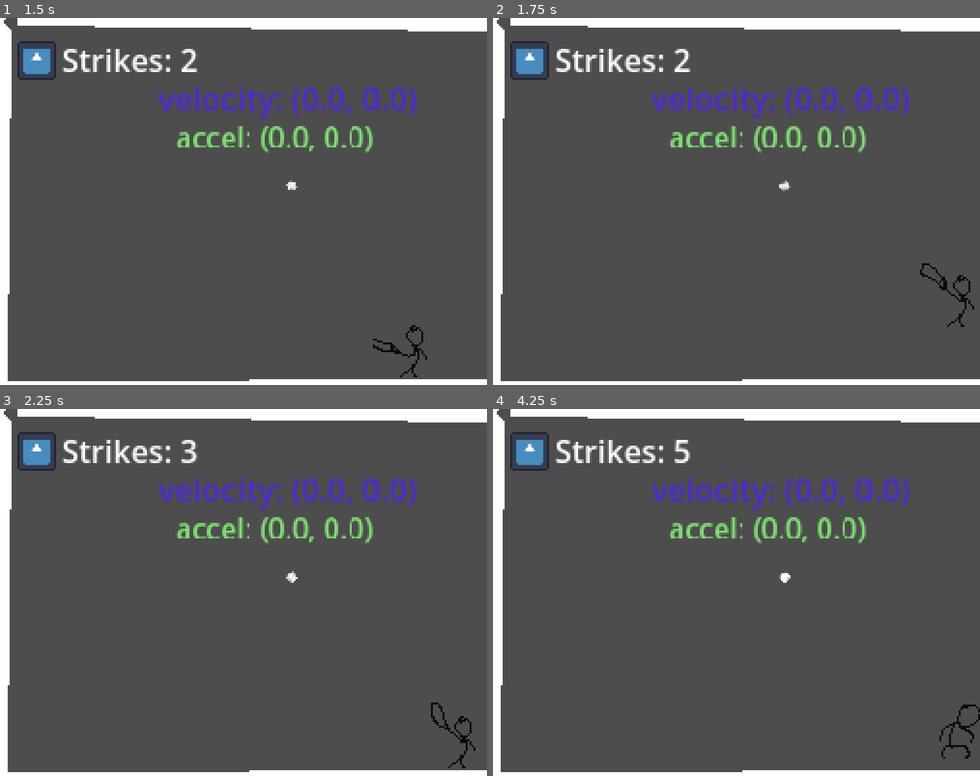
Above: before the commit, frames 1-4 (two rows, left to right).
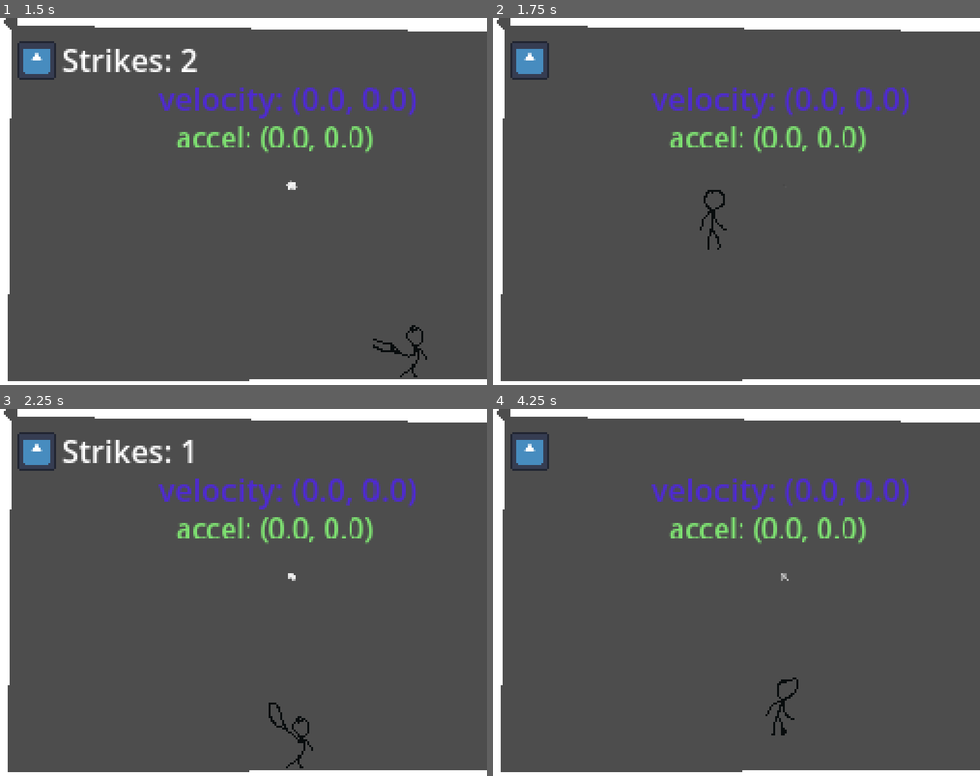
Above: after the commit, the same moments.

Repository: furiousknight25/Counter-Effects
Game: Godot game, scene res://Managers/game_state_manager.tscn
Same seed, same stepped clock (60 frames per second), same inputs: the game is played once before the commit and once after it. Before the commit the project starts from res://scenes/Scene_1.tscn. The engine's default icon, where the game draws it, is replaced by a stand-in: a white triangle on a blue panel in a dark square.
Inputs (mouse positions are in pixels of both pictures, inside the frame that each line leads up to):
- Up to frame 1 (1.5 s): move the mouse to (350, 183) at 0.52 s; hold D (right) from 0.53 s (still down); click (350, 183) at 0.6 s; tap W (up) at 0.77 s; move the mouse to (141, 223) at 1.27 s; click (141, 223) at 1.35 s
- Up to frame 2 (1.75 s): keep holding D (right); tap W (up) at 1.52 s
- Up to frame 3 (2.25 s): move the mouse to (287, 511) at 2.02 s; release D (right) at 2.03 s; hold A (left) from 2.03 s (still down); click (287, 511) at 2.1 s
- Up to frame 4 (4.25 s): move the mouse to (707, 669) at 2.77 s; release A (left) at 2.78 s; hold D (right) from 2.78 s (still down); click (707, 669) at 2.85 s; tap W (up) at 3.02, 3.77 s; move the mouse to (882, 651) at 3.52 s; click (882, 651) at 3.6 s

Frame 1 is identical in both runs. In frame 2, 1.3% of the frame differs, in the area x 12-99%, y 8-85%; in frame 3, 0.6%; in frame 4, 1.3%.

Commit message:
Scene switching functionally works

Diff:
--- /dev/null
+++ b/new-game-project/Levels/Door/door.gd
@@ -0,0 +1,7 @@
+class_name Door extends Node2D
+
+signal door_entered
+
+func _on_area_2d_body_entered(body: Node2D) -> void:
+	if body is Player:
+		door_entered.emit()
--- /dev/null
+++ b/new-game-project/Levels/Door/door.tscn
@@ -0,0 +1,18 @@
+[gd_scene load_steps=3 format=3 uid="uid://ca387n6r6geyi"]
+
+[ext_resource type="Script" uid="uid://dwcqj0xohsjmi" path="res://Levels/Door/door.gd" id="1_ovg2x"]
+
+[sub_resource type="RectangleShape2D" id="RectangleShape2D_jm25w"]
+size = Vector2(24, 76)
+
+[node name="Door" type="Node2D"]
+script = ExtResource("1_ovg2x")
+
+[node name="Area2D" type="Area2D" parent="."]
+collision_layer = 0
+collision_mask = 4
+
+[node name="CollisionShape2D" type="CollisionShape2D" parent="Area2D"]
+shape = SubResource("RectangleShape2D_jm25w")
+
+[connection signal="body_entered" from="Area2D" to="." method="_on_area_2d_body_entered"]
--- /dev/null
+++ b/new-game-project/Levels/Level Scenes/Level1.gd
@@ -0,0 +1,12 @@
+extends Node2D
+
+@onready var door: Door = %Door
+
+
+func _ready() -> void:
+	if door:
+		door.connect("door_entered", call_to_switch_scene)
+
+
+func call_to_switch_scene():
+	SignalBus.emit_signal("switch_scene", self, load("res://Levels/Level Scenes/Level_1.tscn"))
--- a/new-game-project/scenes/Scene_1.tscn
+++ b/new-game-project/Levels/Level Scenes/Level_1.tscn
@@ -1,14 +1,17 @@
-[gd_scene load_steps=6 format=3 uid="uid://dfhfol7byum77"]
+[gd_scene load_steps=8 format=3 uid="uid://dfhfol7byum77"]
 
+[ext_resource type="Script" uid="uid://cc4vjvv3wkwic" path="res://Levels/Level Scenes/Level1.gd" id="1_2fttq"]
 [ext_resource type="PackedScene" uid="uid://becufmw83qp8r" path="res://MoneyComponent/MoneyComponent.tscn" id="1_32jcc"]
 [ext_resource type="PackedScene" uid="uid://c7a6cijicq3rd" path="res://scenes/Ball.tscn" id="1_cyp6q"]
 [ext_resource type="PackedScene" uid="uid://bo5kfu2xrt7og" path="res://scenes/Target.tscn" id="2_32jcc"]
 [ext_resource type="PackedScene" uid="uid://fyyoe5vf3xm1" path="res://scenes/character_body_2d.tscn" id="3_32jcc"]
+[ext_resource type="PackedScene" uid="uid://ca387n6r6geyi" path="res://Levels/Door/door.tscn" id="6_wxs68"]
 
 [sub_resource type="RectangleShape2D" id="RectangleShape2D_ib06g"]
 size = Vector2(275, 16)
 
-[node name="Scene1" type="Node2D"]
+[node name="Level 1" type="Node2D"]
+script = ExtResource("1_2fttq")
 
 [node name="Node2D" parent="." instance=ExtResource("1_32jcc")]
 position = Vector2(36, 11)
@@ -39,6 +42,7 @@
 [node name="Player" parent="." instance=ExtResource("3_32jcc")]
 unique_name_in_owner = true
 position = Vector2(114, 106)
+collision_layer = 4
 
 [node name="TargetHolder" type="Node" parent="."]
 
@@ -51,3 +55,7 @@
 
 [node name="Polygon2D" type="Polygon2D" parent="."]
 polygon = PackedVector2Array(6, 3, 10, 8, 8, 189, 258, 188, 256, 8, 13, 5, 15, -11, 271, -9, 272, 204, -11, 203, -9, -14, 14, -11)
+
+[node name="Door" parent="." instance=ExtResource("6_wxs68")]
+unique_name_in_owner = true
+position = Vector2(246, 150)
--- /dev/null
+++ b/new-game-project/Levels/Shop/shop.tscn
@@ -0,0 +1,3 @@
+[gd_scene format=3 uid="uid://dsjvfv7ubpe0b"]
+
+[node name="Shop" type="Node2D"]
--- a/new-game-project/Managers/GameStateManager.gd
+++ b/new-game-project/Managers/GameStateManager.gd
@@ -8,7 +8,8 @@
 
 func switch_scene(old_scene : Node2D, new_scene : PackedScene):
 	old_scene.queue_free()
-	add_child(new_scene.instantiate())
+	add_child.call_deferred(new_scene.instantiate())
+
 
 
 func add_upgrade_to_array(upgrade : Upgrade):
--- a/new-game-project/Managers/game_state_manager.tscn
+++ b/new-game-project/Managers/game_state_manager.tscn
@@ -1,10 +1,10 @@
 [gd_scene load_steps=3 format=3 uid="uid://8ns7uk77unk0"]
 
 [ext_resource type="Script" uid="uid://bc44oqh2kl3sh" path="res://Managers/GameStateManager.gd" id="1_pcxke"]
-[ext_resource type="PackedScene" uid="uid://dfhfol7byum77" path="res://scenes/Scene_1.tscn" id="2_bf74e"]
+[ext_resource type="PackedScene" uid="uid://dfhfol7byum77" path="res://Levels/Level Scenes/Level_1.tscn" id="2_bf74e"]
 
 [node name="GameStateManager" type="Node"]
 script = ExtResource("1_pcxke")
 metadata/_custom_type_script = "uid://bc44oqh2kl3sh"
 
-[node name="Root" parent="." instance=ExtResource("2_bf74e")]
+[node name="Level 1" parent="." instance=ExtResource("2_bf74e")]
--- a/new-game-project/SignalBus/SignalBus.gd
+++ b/new-game-project/SignalBus/SignalBus.gd
@@ -2,7 +2,7 @@
 
 #region GameStateManager Signals
 @warning_ignore("unused_signal")
-signal switch_scene(old_scene : Node2D, new_scene : PackedScene)
+signal switch_scene(old_scene : Node2D, new_scene : NodePath)
 
 @warning_ignore("unused_signal")
 signal add_to_upgrade_array(upgrade : Upgrade)
--- a/new-game-project/project.godot
+++ b/new-game-project/project.godot
@@ -11,7 +11,7 @@
 [application]
 
 config/name="New Game Project"
-run/main_scene="uid://dfhfol7byum77"
+run/main_scene="uid://8ns7uk77unk0"
 config/features=PackedStringArray("4.5", "Forward Plus")
 config/icon="res://icon.svg"
 
Not shown, added: new-game-project/Levels/Door/door.gd.uid
Not shown, added: new-game-project/Levels/Level Scenes/Level1.gd.uid
